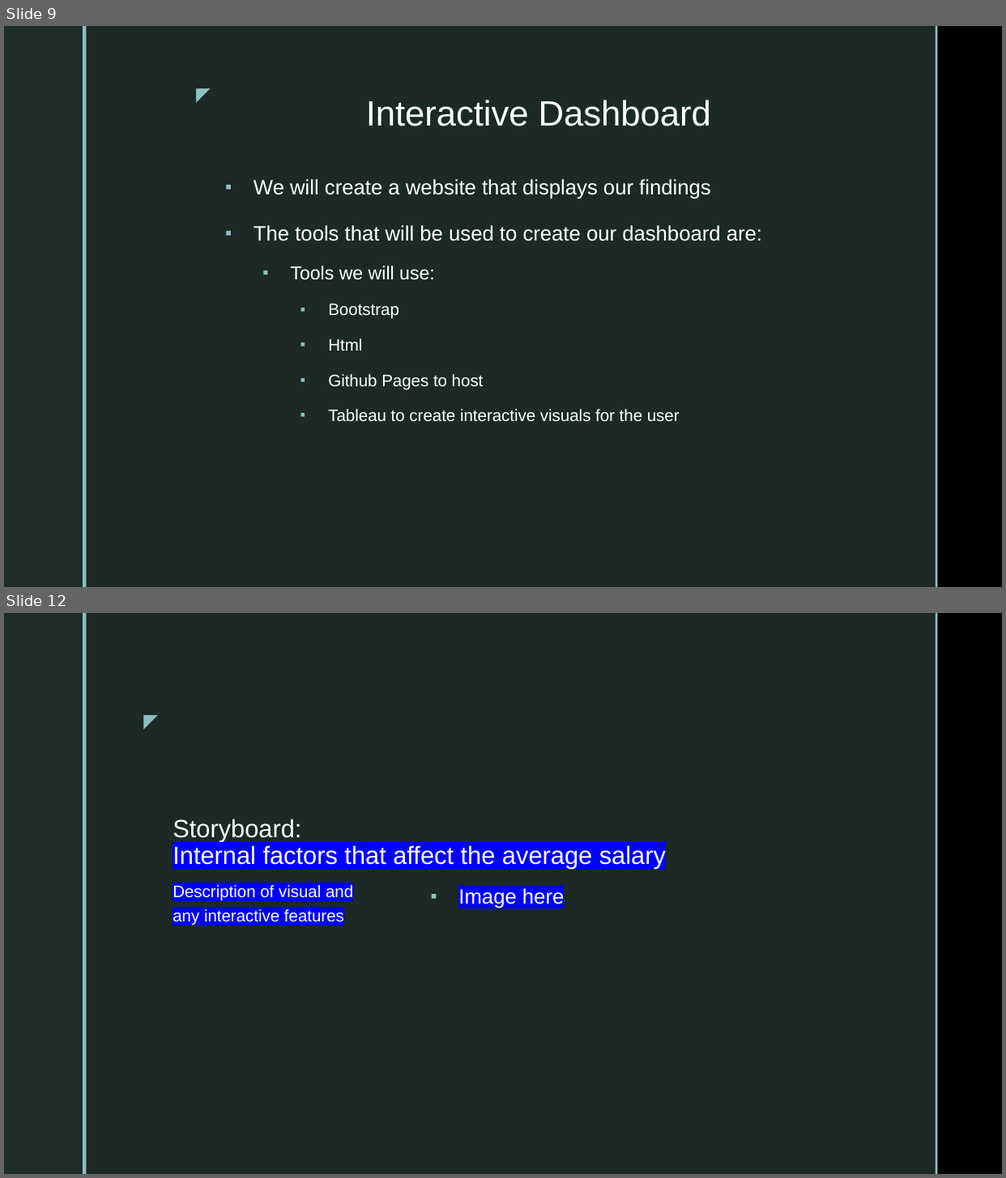
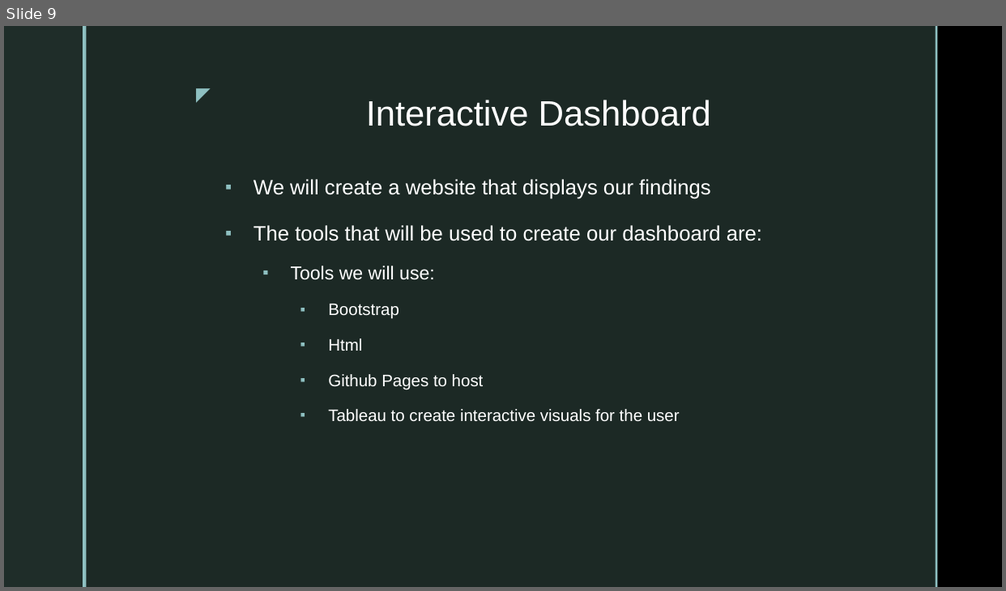
Before and after one commit to Sirius0531/final_project, a slide deck: 2nd Segment Project Deliverable/Deliverable2_Storyboard.pptx. Shown one above the other, each under a label of ours: slides 9 and 12 before the commit, slide 9 after it; the slides between them are not shown. The pictures are 1006x1178 and 1006x591 pixels, drawn with LibreOffice and Linux fonts; fonts in the diff are those of the drawing; background and template pictures are left out. Boxes give left, top, right and bottom in pixels: in the first picture for what was removed or moved away, otherwise in the second. Text is boxed around its words. In the diff, an @@ line names an element or a change of style, - is before the commit and + after.

Commit message:
uploading visuals, updated slides, and slides as PDF

```diff
--- a/2nd Segment Project Deliverable/Deliverable2_Storyboard.pptx
+++ b/2nd Segment Project Deliverable/Deliverable2_Storyboard.pptx
@@ slide 12 removed at bbox=[4, 613, 1002, 1174], background picture (left out); not listed: 4 template elements that a slide beside it also shows @@
@@ text removed at bbox=[131, 705, 165, 735] @@
-◤
@@ title removed at bbox=[172, 819, 666, 869] @@
-Storyboard:
-Internal factors that affect the average salary
@@ text removed at bbox=[172, 885, 353, 926] @@
-Description of visual and any interactive features
@@ text removed at bbox=[458, 888, 564, 909] @@
-▪ Image here
```
Also in this commit, not shown: 2 slides changed, 2 slides added, 4 other files.
